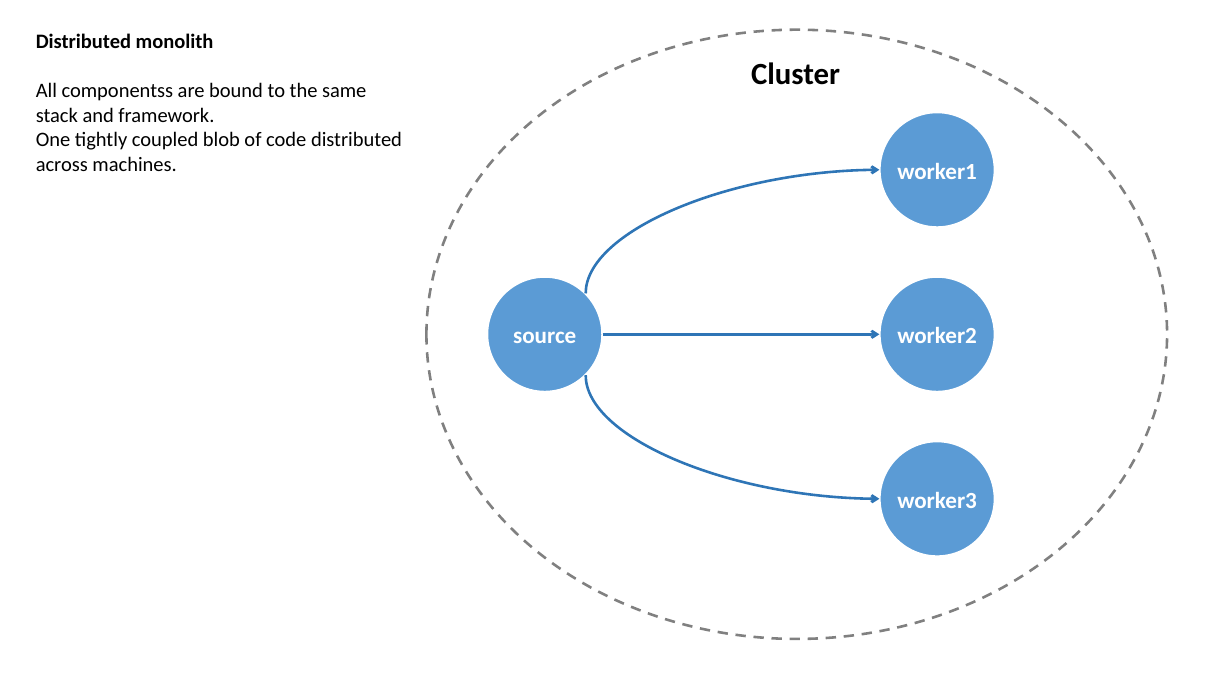
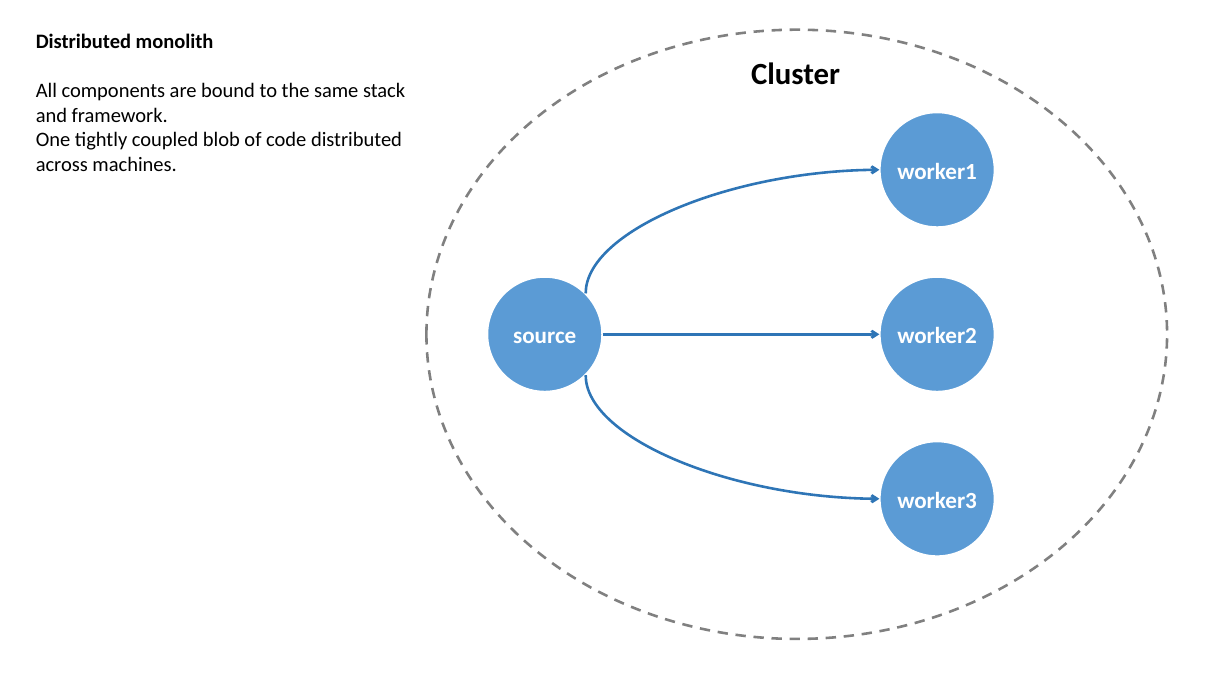
Before and after one commit to rogeralsing/Presentations, a slide deck: slide 2 of ClusterSoftware/cluster.pptx. Drawn at 1232x693 pixels with LibreOffice and Linux fonts; fonts in the diff are those of the drawing. Boxes give left, top, right and bottom in pixels: in the first picture for what was removed or moved away, otherwise in the second. Text is boxed around its words. In the diff, an @@ line names an element or a change of style, - is before the commit and + after.

```diff
--- a/ClusterSoftware/cluster.pptx
+++ b/ClusterSoftware/cluster.pptx
@@ text at (36,82,405,122): text changed @@
-All componentss are bound to the same stack and framework.
+All components are bound to the same stack and framework.
```
Also in this commit, not shown: 2 other slides changed, 1 slide removed.
